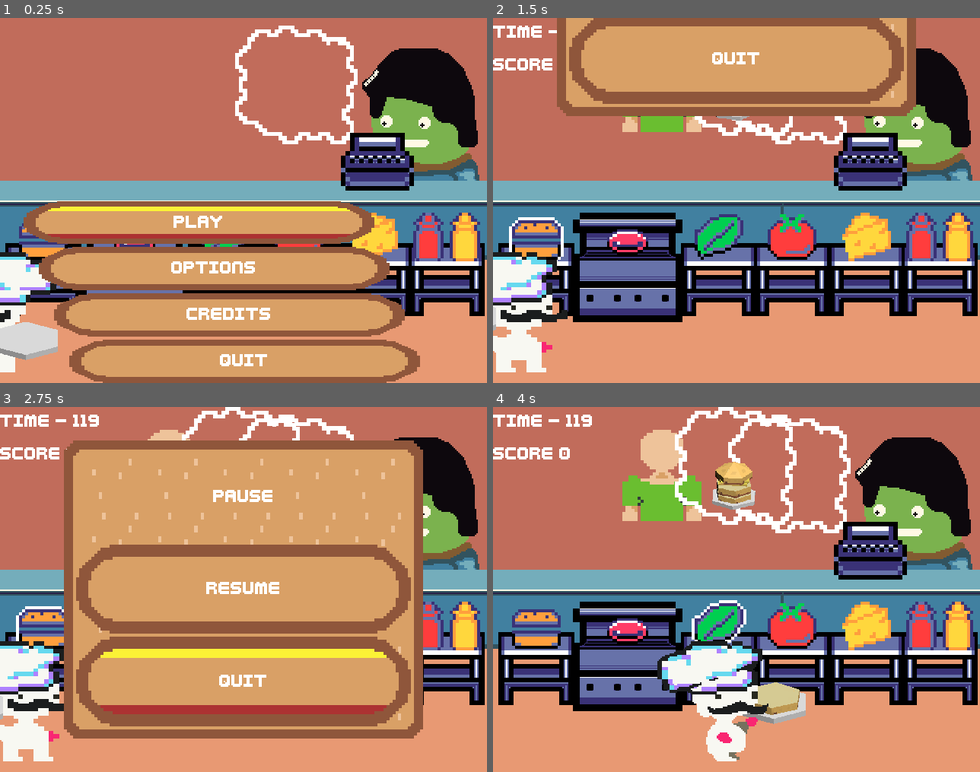
Above: before the commit, frames 1-4 (two rows, left to right).
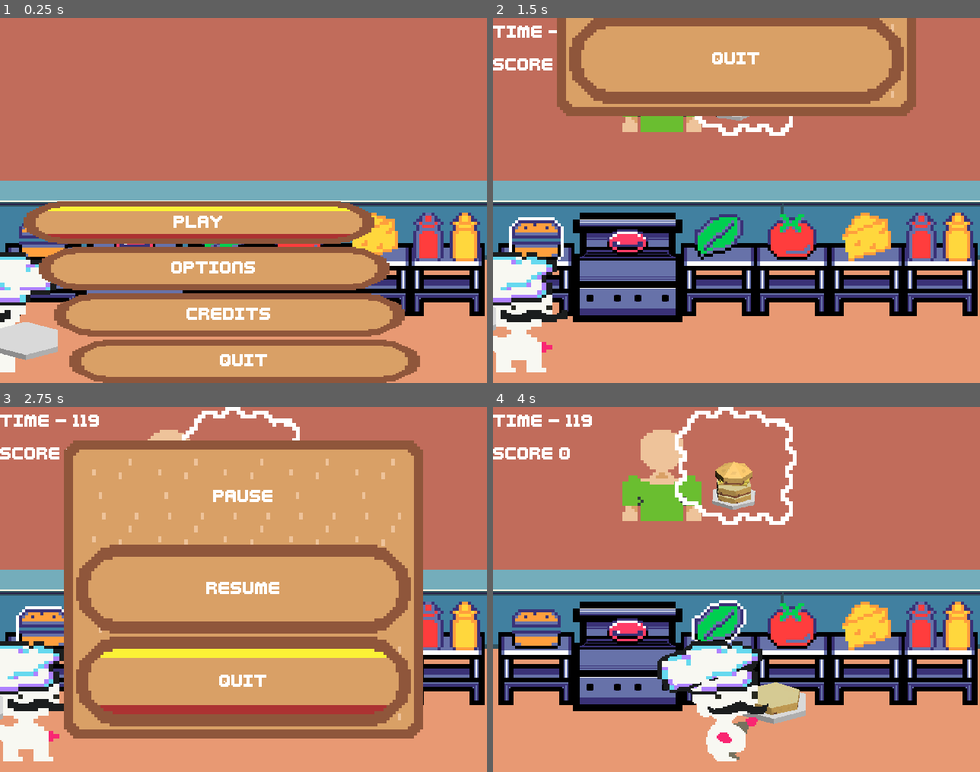
Above: after the commit, the same moments.

Repository: LettucePie/burgert
Game: Godot game, scene res://scenes/play.tscn
Two runs of this game, one before a commit and one after it. Both use one fixed random seed, a clock stepped at 60 frames per second and the inputs below.
Inputs:
- Up to frame 1 (0.25 s): no input
- Up to frame 2 (1.5 s): click "Play" at 0.5 s; tap Enter (menu) at 1.25 s; hold Right (right) from 1.28 s (still down); tap Z (confirm) at 1.35 s
- Up to frame 3 (2.75 s): release Right (right) at 2.03 s; hold Down (down) from 2.03 s (still down); tap C (special1) at 2.1 s
- Up to frame 4 (4 s): release Down (down) at 2.75 s; click "RESUME" at 2.75 s; hold Right (right) from 3.53 s (still down); tap Z (confirm) at 3.6 s

The runs differ from the first frame. In frame 1, 9.7% of the frame differs, in the area x 48-99%, y 2-48%; in frame 2, 6.9%; in frame 3, 4.0%; in frame 4, 9.4%.

Commit message:
setting up more customers and new kitchen burger portal

Diff:
--- a/scenes/game/customer.gd
+++ b/scenes/game/customer.gd
@@ -5,7 +5,8 @@
 @export var customer_name : String
 @export var orders : Array[PackedStringArray] = []
 @export var consecutive_orders : int = 1
-
+@export var burger_portal_sprite : Sprite2D
+@export var sound_player : AudioStreamPlayer2D
 
 
 func _ready():
--- a/scenes/game/customers.gd
+++ /dev/null
@@ -1,2 +0,0 @@
-extends Node2D
-class_name Customers
--- a/scenes/game/game.gd
+++ b/scenes/game/game.gd
@@ -77,6 +77,8 @@
 	current_order.clear()
 	current_order = generate_order(1)
 	current_order_position = randi_range(0, 3)
+	## TODO transition burger portal display from HUD to Kitchen. Keep Order List
+	#kitchen.update_burger_portal()
 	hud.push_burger_build(current_order, current_order_position)
 	chef.order_size = current_order.size()
 	print("TODO replace with throw-away burger anim + function")
--- a/scenes/game/kitchen.gd
+++ b/scenes/game/kitchen.gd
@@ -1,2 +1,25 @@
 extends Node2D
 class_name Kitchen
+
+@export var customer_burger_portal : BurgerPortal
+@export var customers_node : Node2D
+var customers : Array[Customer] = []
+
+func _ready():
+	## build customer list
+	customers.clear()
+	for child in customers_node.get_children():
+		if child is Customer:
+			customers.append(child)
+	for c in customers:
+		c.hide()
+
+
+func push_burger_build(build : PackedStringArray):
+	pass
+
+
+func reveal_customer(customer : Customer):
+	for c in customers:
+		c.hide()
+	customer.show()
--- a/scenes/game/kitchen_a.tscn
+++ b/scenes/game/kitchen_a.tscn
@@ -6,7 +6,6 @@
 [ext_resource type="Texture2D" uid="uid://jwnkfxgvx81d" path="res://assets/sprites/game/kitchen_bg.png" id="2_n5ebe"]
 [ext_resource type="PackedScene" uid="uid://d3ew6f33rvhla" path="res://scenes/game/burger_portal.tscn" id="2_ng540"]
 [ext_resource type="Texture2D" uid="uid://f6jubesn86as" path="res://assets/resources/sprites/large_counter.tres" id="2_to378"]
-[ext_resource type="Script" path="res://scenes/game/customers.gd" id="2_trii0"]
 [ext_resource type="Script" path="res://scenes/game/customer.gd" id="3_488ky"]
 [ext_resource type="Script" path="res://scenes/game/workstation.gd" id="3_ualts"]
 [ext_resource type="Texture2D" uid="uid://bxdxvy6nj7cam" path="res://assets/resources/sprites/stove.tres" id="5_0qxmp"]
@@ -16,9 +15,12 @@
 [ext_resource type="Texture2D" uid="uid://glehc4nentpm" path="res://assets/resources/sprites/ingredients/bun_highlight.tres" id="6_xprxa"]
 [ext_resource type="Texture2D" uid="uid://d3vxhubsue53l" path="res://assets/sprites/ui/order-thought-cloud1.png" id="7_nq4e3"]
 [ext_resource type="Texture2D" uid="uid://bro1j5oa72kh5" path="res://assets/resources/sprites/ingredients/meat.tres" id="8_42nsw"]
-[ext_resource type="AudioStream" uid="uid://c6t6oe1facwid" path="res://assets/sound/customer_intros.wav" id="8_ffwwe"]
+[ext_resource type="AudioStream" uid="uid://dtxtu4v6ifhgt" path="res://assets/sound/Audio 1.wav" id="8_dpewk"]
+[ext_resource type="Texture2D" uid="uid://h8p8acm8qmp5" path="res://assets/sprites/game/customers/customers__2.png" id="9_62i65"]
 [ext_resource type="Texture2D" uid="uid://bk1h8kijlmou1" path="res://assets/resources/sprites/ingredients/meat_highlight.tres" id="9_lqetf"]
 [ext_resource type="Texture2D" uid="uid://1k21cq24s2qa" path="res://assets/resources/sprites/ingredients/lettuce.tres" id="10_1mb32"]
+[ext_resource type="AudioStream" uid="uid://bn0y42mlgytnq" path="res://assets/sound/Audio 2.wav" id="10_vp4l7"]
+[ext_resource type="Texture2D" uid="uid://xygve8lpah31" path="res://assets/sprites/game/customers/customers__3.png" id="11_gbh4p"]
 [ext_resource type="Texture2D" uid="uid://drwvtemey5k00" path="res://assets/resources/sprites/ingredients/lettuce_highlight.tres" id="11_r8857"]
 [ext_resource type="Texture2D" uid="uid://oyhvth8irtnn" path="res://assets/resources/sprites/ingredients/tomato.tres" id="12_rknrk"]
 [ext_resource type="Texture2D" uid="uid://nrvg88xgp6gg" path="res://assets/resources/sprites/ingredients/tomato_highlight.tres" id="13_x2inu"]
@@ -46,9 +48,11 @@
 [sub_resource type="RectangleShape2D" id="RectangleShape2D_62g6r"]
 size = Vector2(16, 80)
 
-[node name="kitchen_a" type="Node2D"]
+[node name="kitchen_a" type="Node2D" node_paths=PackedStringArray("customer_burger_portal", "customers_node")]
 texture_filter = 1
 script = ExtResource("1_737en")
+customer_burger_portal = NodePath("burger_portal")
+customers_node = NodePath("customers")
 
 [node name="burger_portal" parent="." instance=ExtResource("2_ng540")]
 
@@ -58,7 +62,6 @@
 texture = ExtResource("2_n5ebe")
 
 [node name="customers" type="Node2D" parent="."]
-script = ExtResource("2_trii0")
 
 [node name="spot_1" type="Area2D" parent="customers" groups=["Target_Area"]]
 visible = false
@@ -92,9 +95,12 @@
 position = Vector2(0, 0.5)
 shape = SubResource("RectangleShape2D_lr1xd")
 
-[node name="Tommy" type="Area2D" parent="customers"]
+[node name="Tommy" type="Area2D" parent="customers" node_paths=PackedStringArray("burger_portal_sprite", "sound_player")]
+visible = false
 script = ExtResource("3_488ky")
 customer_name = "Tommy"
+burger_portal_sprite = NodePath("burger_portal_view")
+sound_player = NodePath("AudioStreamPlayer2D")
 
 [node name="character" type="Sprite2D" parent="customers/Tommy"]
 position = Vector2(320, 86)
@@ -106,9 +112,9 @@
 scale = Vector2(0.275879, 0.275879)
 texture = SubResource("ViewportTexture_2jej8")
 
-[node name="thought_cloud" type="Sprite2D" parent="customers/Tommy"]
-position = Vector2(387, 93)
-scale = Vector2(5.20313, 5.20313)
+[node name="thought_cloud" type="Sprite2D" parent="customers/Tommy/burger_portal_view"]
+position = Vector2(0, -7.24954)
+scale = Vector2(18.8602, 18.8602)
 texture = ExtResource("7_nq4e3")
 
 [node name="CollisionShape2D" type="CollisionShape2D" parent="customers/Tommy"]
@@ -117,7 +123,67 @@
 
 [node name="AudioStreamPlayer2D" type="AudioStreamPlayer2D" parent="customers/Tommy"]
 position = Vector2(551, 127)
-stream = ExtResource("8_ffwwe")
+stream = ExtResource("8_dpewk")
+
+[node name="Teddy" type="Area2D" parent="customers" node_paths=PackedStringArray("burger_portal_sprite", "sound_player")]
+visible = false
+script = ExtResource("3_488ky")
+customer_name = "Teddy"
+burger_portal_sprite = NodePath("../Tommy/burger_portal_view")
+sound_player = NodePath("AudioStreamPlayer2D")
+
+[node name="character" type="Sprite2D" parent="customers/Teddy"]
+position = Vector2(320, 149)
+scale = Vector2(2, 2)
+texture = ExtResource("9_62i65")
+
+[node name="burger_portal_view" type="Sprite2D" parent="customers/Teddy"]
+position = Vector2(306, 93)
+scale = Vector2(0.275879, 0.275879)
+texture = SubResource("ViewportTexture_2jej8")
+
+[node name="thought_cloud" type="Sprite2D" parent="customers/Teddy/burger_portal_view"]
+position = Vector2(0, -7.24954)
+scale = Vector2(18.8602, 18.8602)
+texture = ExtResource("7_nq4e3")
+
+[node name="CollisionShape2D" type="CollisionShape2D" parent="customers/Teddy"]
+position = Vector2(459, 128)
+shape = SubResource("CircleShape2D_n63mh")
+
+[node name="AudioStreamPlayer2D" type="AudioStreamPlayer2D" parent="customers/Teddy"]
+position = Vector2(458, 77)
+stream = ExtResource("10_vp4l7")
+
+[node name="Ted" type="Area2D" parent="customers" node_paths=PackedStringArray("burger_portal_sprite", "sound_player")]
+script = ExtResource("3_488ky")
+customer_name = "Ted"
+burger_portal_sprite = NodePath("../Tommy/burger_portal_view")
+sound_player = NodePath("AudioStreamPlayer2D")
+
+[node name="character" type="Sprite2D" parent="customers/Ted"]
+position = Vector2(320, 101)
+scale = Vector2(2, 2)
+texture = ExtResource("11_gbh4p")
+
+[node name="burger_portal_view" type="Sprite2D" parent="customers/Ted"]
+position = Vector2(246, 93)
+scale = Vector2(0.275879, 0.275879)
+texture = SubResource("ViewportTexture_2jej8")
+
+[node name="thought_cloud" type="Sprite2D" parent="customers/Ted/burger_portal_view"]
+position = Vector2(0, -7.24954)
+scale = Vector2(18.8602, 18.8602)
+texture = ExtResource("7_nq4e3")
+flip_h = true
+
+[node name="CollisionShape2D" type="CollisionShape2D" parent="customers/Ted"]
+position = Vector2(105, 128)
+shape = SubResource("CircleShape2D_n63mh")
+
+[node name="AudioStreamPlayer2D" type="AudioStreamPlayer2D" parent="customers/Ted"]
+position = Vector2(106, 126)
+stream = ExtResource("10_vp4l7")
 
 [node name="background_1" type="Node2D" parent="."]
 
@@ -139,6 +205,7 @@
 texture = ExtResource("5_cyuyu")
 
 [node name="cash" type="Sprite2D" parent="background_1"]
+visible = false
 position = Vector2(496, 179)
 scale = Vector2(2, 2)
 texture = ExtResource("2_hv2ir")
Binary file added: assets/sprites/game/Restaurant.aseprite
Not shown: 1 places in scenes/game/kitchen_a.tscn that only renumber resources
